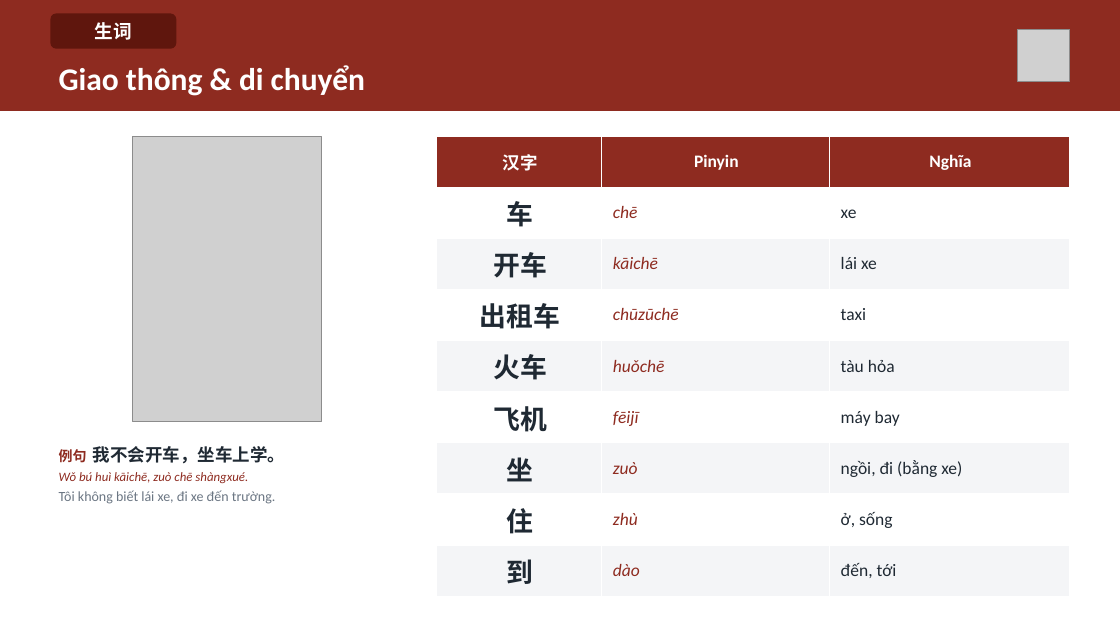
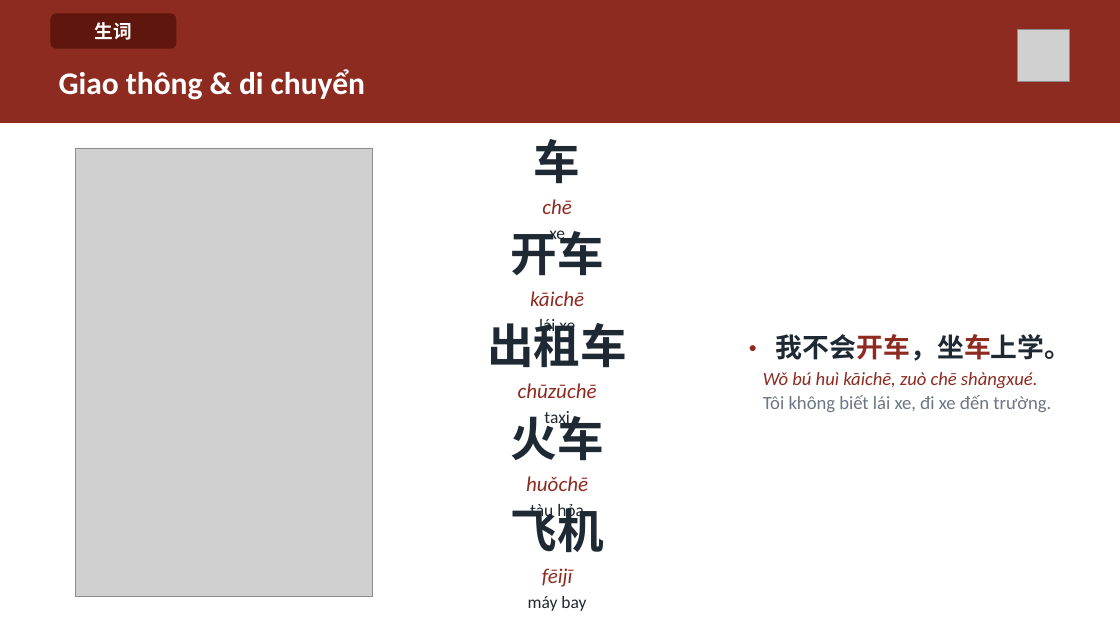
Before and after one commit to HuyenNguyen911/chinese-learning-os, a slide deck: slide 30 of output/Giáo trình 3.0/hsk1/buoi16_ontap/slide2_tuvung/Buoi-16-P2-Tuvung.pptx (slide 22 before the commit). Drawn at 1120x630 pixels with LibreOffice and Linux fonts; fonts in the diff are those of the drawing; grey boxes stand for pictures. Boxes give left, top, right and bottom in pixels: in the first picture for what was removed or moved away, otherwise in the second. Text is boxed around its words. In the diff, an @@ line names an element or a change of style, - is before the commit and + after.

```diff
--- a/output/Giáo trình 3.0/hsk1/buoi16_ontap/slide2_tuvung/Buoi-16-P2-Tuvung.pptx
+++ b/output/Giáo trình 3.0/hsk1/buoi16_ontap/slide2_tuvung/Buoi-16-P2-Tuvung.pptx
@@ rectangle resized from (x1=0, y1=0, x2=1120, y2=111) to (x1=0, y1=0, x2=1120, y2=123) @@
@@ text "Giao thông & di chuyển" moved from (x1=59, y1=65, x2=365, y2=96) to (x1=59, y1=69, x2=365, y2=100) @@
@@ picture resized from (x1=132, y1=136, x2=321, y2=422) to (x1=76, y1=148, x2=373, y2=597) @@
@@ table removed at (x1=437, y1=136, x2=1070, y2=597), 9 rows, 3 columns @@
-汉字 | Pinyin | Nghĩa
-车 | chē | xe
-开车 | kāichē | lái xe
-出租车 | chūzūchē | taxi
-火车 | huǒchē | tàu hỏa
-飞机 | fēijī | máy bay
-坐 | zuò | ngồi, đi (bằng xe)
-住 | zhù | ở, sống
-到 | dào | đến, tới
@@ text added at (x1=534, y1=139, x2=581, y2=244), 18 pt, text #1F2933 @@
+车
+chē
+xe
@@ text "• 我不会开车，坐车上学。" moved from (x1=59, y1=446, x2=285, y2=504) to (x1=763, y1=334, x2=1072, y2=412) @@
@@ text "• 我不会开车，坐车上学。" at (x1=763, y1=334, x2=1072, y2=412): vertical alignment top to middle @@
@@ text added at (x1=511, y1=230, x2=604, y2=336), 18 pt, text #1F2933 @@
+开车
+kāichē
+lái xe
@@ text added at (x1=487, y1=319, x2=627, y2=428), 18 pt, text #8E2B20, italic @@
+出租车
+chūzūchē
+taxi
@@ text at (x1=776, y1=334, x2=1072, y2=361): text changed; size 15 to 23 pt @@
-例句 我不会开车，坐车上学。
+• 我不会开车，坐车上学。
@@ text at (x1=763, y1=372, x2=1051, y2=412): size 11 to 16 pt in "Wǒ bú huì kāichē, zuò chē shàngxué."; size 12 to 16 pt in "Tôi không biết lái xe, đi xe ..."; less space between paragraphs @@
@@ text added at (x1=511, y1=411, x2=604, y2=521), 18 pt, text #1F2933 @@
+火车
+huǒchē
+tàu hỏa
@@ text added at (x1=511, y1=504, x2=604, y2=611), 15 pt, text #1F2933 @@
+飞机
+fēijī
+máy bay
```
Also in this commit, not shown: 37 other slides changed, 14 slides added, 52 other files.
